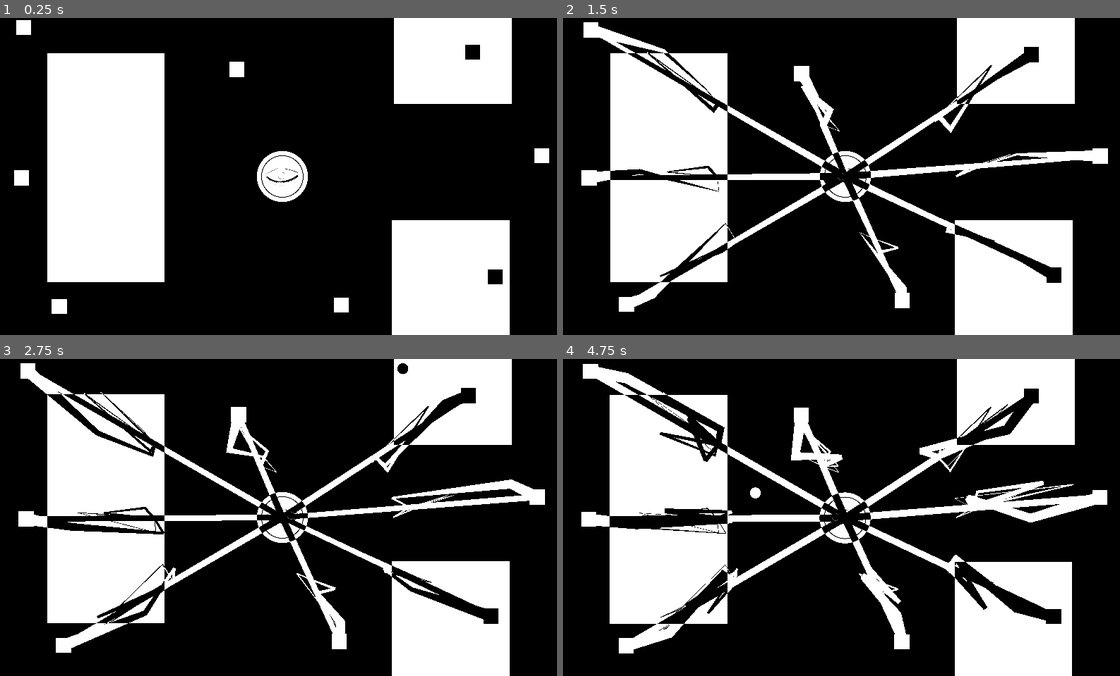
Above: before the commit, frames 1-4 (two rows, left to right).
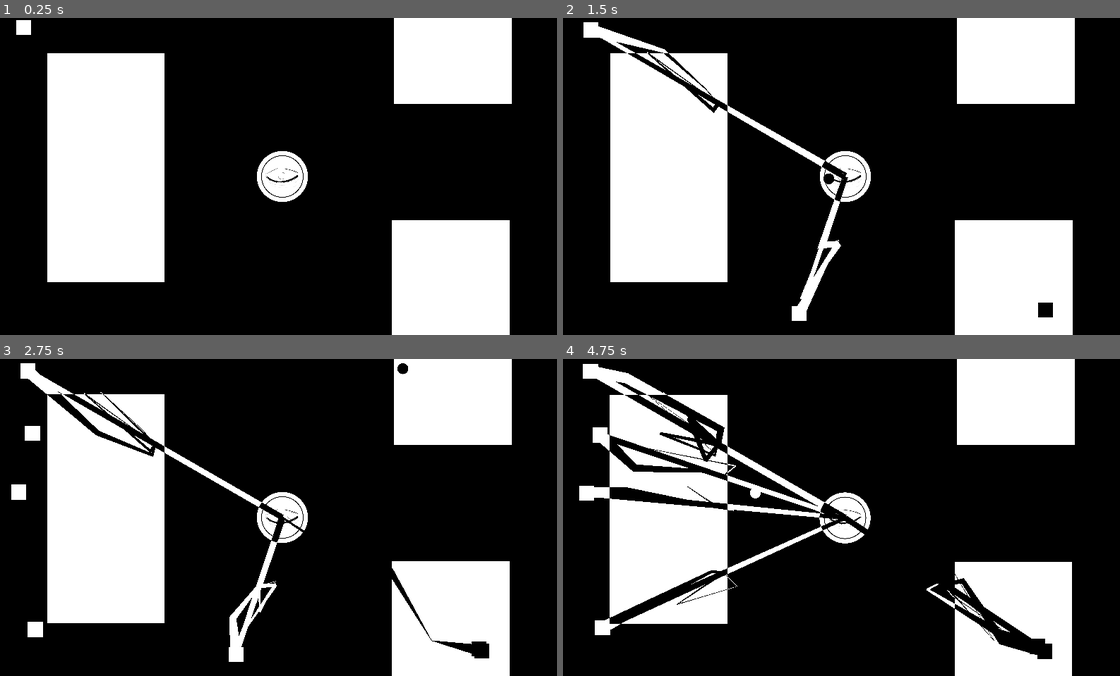
Above: after the commit, the same moments.

Repository: EakyRtk/Hypnopompic-Observer
Game: Godot game, scene res://game_manager.tscn
Two runs of this game, one before a commit and one after it. Both use one fixed random seed, a clock stepped at 60 frames per second and the inputs below.
Inputs (mouse positions are in pixels of both pictures, inside the frame that each line leads up to):
- Up to frame 1 (0.25 s): no input
- Up to frame 2 (1.5 s): tap Enter (ui_accept) at 0.5, 0.77 s; move the mouse to (969, 160) at 0.52 s; click (969, 160) at 0.67 s; move the mouse to (730, 192) at 1.27 s; click (730, 192) at 1.42 s
- Up to frame 3 (2.75 s): tap Enter (ui_accept) at 1.52 s; move the mouse to (339, 447) at 2.02 s; click (339, 447) at 2.17 s
- Up to frame 4 (4.75 s): move the mouse to (819, 580) at 2.77 s; click (819, 580) at 2.92 s; tap Enter (ui_accept) at 3.02, 3.77, 4.52 s; move the mouse to (1014, 565) at 3.52 s; click (1014, 565) at 3.67 s; move the mouse to (674, 469) at 4.27 s; click (674, 469) at 4.42 s

The runs differ from the first frame. In frame 1, 0.9% of the frame differs, in the area x 2-99%, y 8-94%; in frame 2, 7.7%; in frame 3, 9.8%; in frame 4, 14%, in the area x 2-98%, y 9-95%.

Commit message:
summoner

Diff:
--- a/Observer in Hypnopompia/Systems/summoner.gd
+++ b/Observer in Hypnopompia/Systems/summoner.gd
@@ -1,8 +1,38 @@
 extends Node2D
+
+#others will be added
+enum typsummon_entity {Inverted, White, Black, InvertedBullet}
 
 const COLOR_INVERTED_BULLET = preload("res://Enemies/Invert Bullet/color_inverted_bullet.tscn")
 const ENEMY = preload("res://Enemies/First Section Enemies/enemy.tscn")
 
+
+
 @export var inverted_layer : Node2D
 @export var default_layer : Node2D
 @export var second_sequence_layer : Node2D
+
+var summon_markers := []
+
+func _ready():
+	summon_markers.append_array(get_children())
+
+func summon(s_index : int, s_type : typsummon_entity) -> void:
+	match s_type:
+		typsummon_entity.Inverted:
+			var n_enemy = ENEMY.instantiate()
+			n_enemy.global_position = get_child(s_index).global_position
+			inverted_layer.add_child(n_enemy)
+		typsummon_entity.White:
+			var n_enemy = ENEMY.instantiate()
+			n_enemy.global_position = get_child(s_index).global_position
+			default_layer.add_child(n_enemy)
+		typsummon_entity.Black:
+			var n_enemy = ENEMY.instantiate()
+			n_enemy.global_position = get_child(s_index).global_position
+			n_enemy.color_type = 1
+			default_layer.add_child(n_enemy)
+
+func summon_on_all(s_type : typsummon_entity) -> void:
+	for i in range(get_children().size()):
+		summon(i, s_type)
--- a/Observer in Hypnopompia/game_manager.tscn
+++ b/Observer in Hypnopompia/game_manager.tscn
@@ -1,16 +1,74 @@
-[gd_scene load_steps=8 format=3 uid="uid://b1dmmacoex5dq"]
+[gd_scene load_steps=12 format=3 uid="uid://b1dmmacoex5dq"]
 
 [ext_resource type="Shader" path="res://Systems/inverter.gdshader" id="1_0kmah"]
 [ext_resource type="PackedScene" uid="uid://7jmsa1bknulo" path="res://Player/player.tscn" id="1_qc7xa"]
 [ext_resource type="Texture2D" uid="uid://dyvjemeuxnl5o" path="res://First Section/big_white_circle.png" id="2_higsa"]
 [ext_resource type="PackedScene" uid="uid://c30k3tgjk8k65" path="res://Enemies/First Section Enemies/enemy.tscn" id="2_kjtxs"]
 [ext_resource type="Script" path="res://Systems/camera.gd" id="4_3rcpt"]
+[ext_resource type="Script" path="res://Systems/summoner.gd" id="6_t1sbh"]
 
 [sub_resource type="ShaderMaterial" id="ShaderMaterial_jeaky"]
 shader = ExtResource("1_0kmah")
 
 [sub_resource type="ShaderMaterial" id="ShaderMaterial_o4xjm"]
 shader = ExtResource("1_0kmah")
+
+[sub_resource type="Animation" id="Animation_3tkir"]
+resource_name = "first_sequence"
+length = 2.0
+tracks/0/type = "method"
+tracks/0/imported = false
+tracks/0/enabled = true
+tracks/0/path = NodePath("../Summoner")
+tracks/0/interp = 1
+tracks/0/loop_wrap = true
+tracks/0/keys = {
+"times": PackedFloat32Array(0.5, 1, 2),
+"transitions": PackedFloat32Array(1, 1, 1),
+"values": [{
+"args": [0, 0],
+"method": &"summon"
+}, {
+"args": [0, 2],
+"method": &"summon"
+}, {
+"args": [0],
+"method": &"summon_on_all"
+}]
+}
+tracks/1/type = "value"
+tracks/1/imported = false
+tracks/1/enabled = true
+tracks/1/path = NodePath("../Summoner/Marker2D:position")
+tracks/1/interp = 1
+tracks/1/loop_wrap = true
+tracks/1/keys = {
+"times": PackedFloat32Array(0.5, 1),
+"transitions": PackedFloat32Array(1, 1),
+"update": 0,
+"values": [Vector2(802, 1008), Vector2(1665, 1012)]
+}
+
+[sub_resource type="Animation" id="Animation_j2qs7"]
+length = 0.001
+tracks/0/type = "value"
+tracks/0/imported = false
+tracks/0/enabled = true
+tracks/0/path = NodePath("../Summoner/Marker2D:position")
+tracks/0/interp = 1
+tracks/0/loop_wrap = true
+tracks/0/keys = {
+"times": PackedFloat32Array(0),
+"transitions": PackedFloat32Array(1),
+"update": 0,
+"values": [Vector2(802, 1008)]
+}
+
+[sub_resource type="AnimationLibrary" id="AnimationLibrary_qvh88"]
+_data = {
+"RESET": SubResource("Animation_j2qs7"),
+"first_sequence": SubResource("Animation_3tkir")
+}
 
 [node name="GameManager" type="Node2D"]
 metadata/_edit_lock_ = true
@@ -23,27 +81,6 @@
 
 [node name="Enemy" parent="FirstSequence/InvertedEnemies" instance=ExtResource("2_kjtxs")]
 position = Vector2(68, 25)
-
-[node name="Enemy2" parent="FirstSequence/InvertedEnemies" instance=ExtResource("2_kjtxs")]
-position = Vector2(799, 161)
-
-[node name="Enemy3" parent="FirstSequence/InvertedEnemies" instance=ExtResource("2_kjtxs")]
-position = Vector2(1619, 108)
-
-[node name="Enemy4" parent="FirstSequence/InvertedEnemies" instance=ExtResource("2_kjtxs")]
-position = Vector2(1857, 468)
-
-[node name="Enemy5" parent="FirstSequence/InvertedEnemies" instance=ExtResource("2_kjtxs")]
-position = Vector2(1166, 991)
-
-[node name="Enemy6" parent="FirstSequence/InvertedEnemies" instance=ExtResource("2_kjtxs")]
-position = Vector2(189, 991)
-
-[node name="Enemy7" parent="FirstSequence/InvertedEnemies" instance=ExtResource("2_kjtxs")]
-position = Vector2(58, 545)
-
-[node name="Enemy14" parent="FirstSequence/InvertedEnemies" instance=ExtResource("2_kjtxs")]
-position = Vector2(1697, 889)
 
 [node name="Inverters" type="Node2D" parent="FirstSequence"]
 z_index = 2
@@ -78,9 +115,19 @@
 offset_bottom = 292.0
 
 [node name="DefaultEnemies" type="Node2D" parent="FirstSequence"]
+z_index = 2
 metadata/_edit_lock_ = true
 
+[node name="FirstSequencePlayer" type="AnimationPlayer" parent="FirstSequence"]
+libraries = {
+"": SubResource("AnimationLibrary_qvh88")
+}
+autoplay = "first_sequence"
+
 [node name="SecondSequence" type="Node2D" parent="."]
+metadata/_edit_lock_ = true
+
+[node name="Enemies" type="Node2D" parent="SecondSequence"]
 metadata/_edit_lock_ = true
 
 [node name="Outside" type="Node2D" parent="."]
@@ -97,4 +144,25 @@
 rStrength = 35.0
 shakeFade = 10.0
 
+[node name="Summoner" type="Node2D" parent="." node_paths=PackedStringArray("inverted_layer", "default_layer", "second_sequence_layer")]
+script = ExtResource("6_t1sbh")
+inverted_layer = NodePath("../FirstSequence/InvertedEnemies")
+default_layer = NodePath("../FirstSequence/DefaultEnemies")
+second_sequence_layer = NodePath("../SecondSequence/Enemies")
+
+[node name="Marker2D" type="Marker2D" parent="Summoner"]
+position = Vector2(802, 1008)
+
+[node name="Marker2D2" type="Marker2D" parent="Summoner"]
+position = Vector2(68, 238)
+
+[node name="Marker2D3" type="Marker2D" parent="Summoner"]
+position = Vector2(19, 449)
+
+[node name="Marker2D4" type="Marker2D" parent="Summoner"]
+position = Vector2(76, 691)
+
+[node name="Marker2D5" type="Marker2D" parent="Summoner"]
+position = Vector2(79, 940)
+
 [node name="CanvasModulate" type="CanvasModulate" parent="."]
